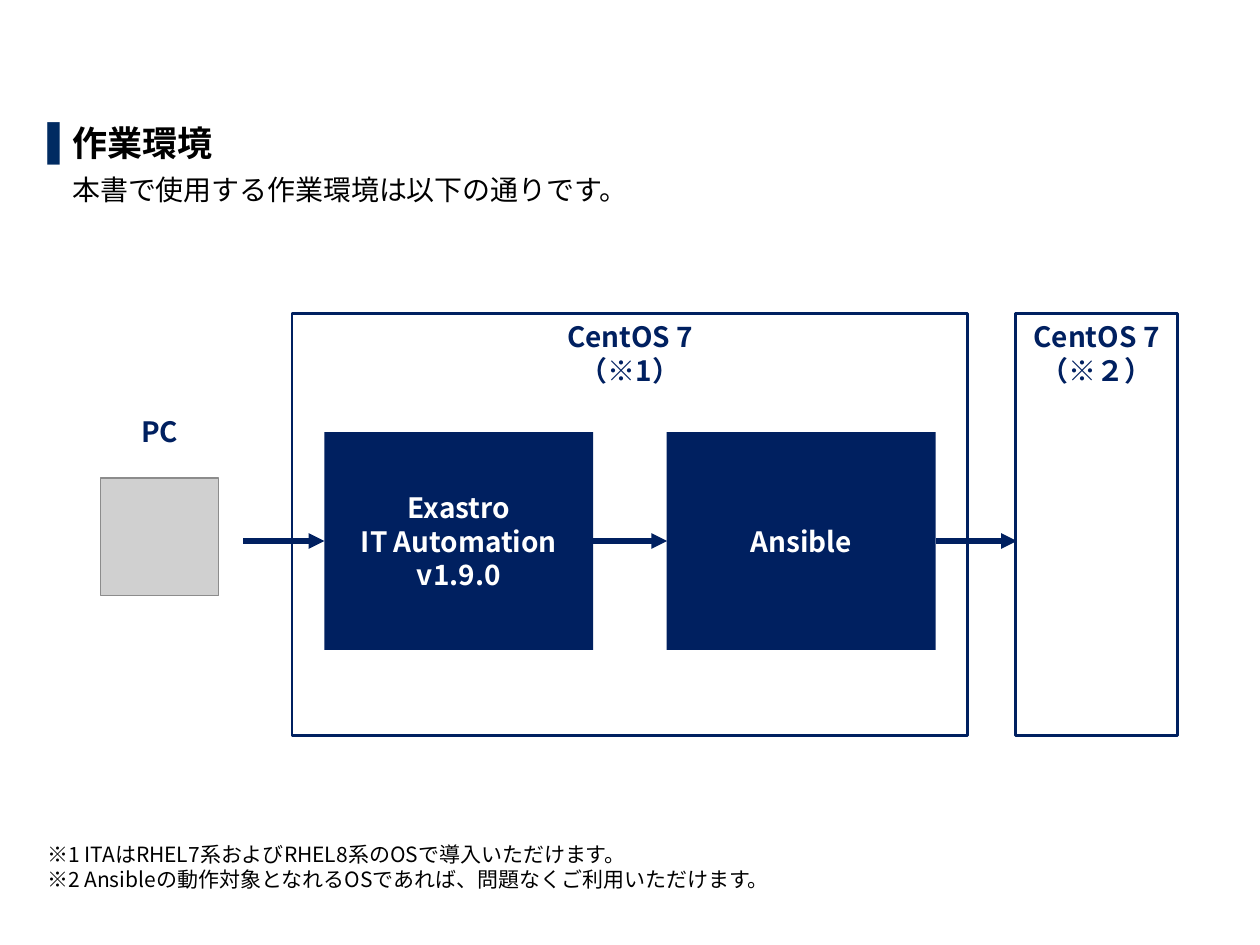
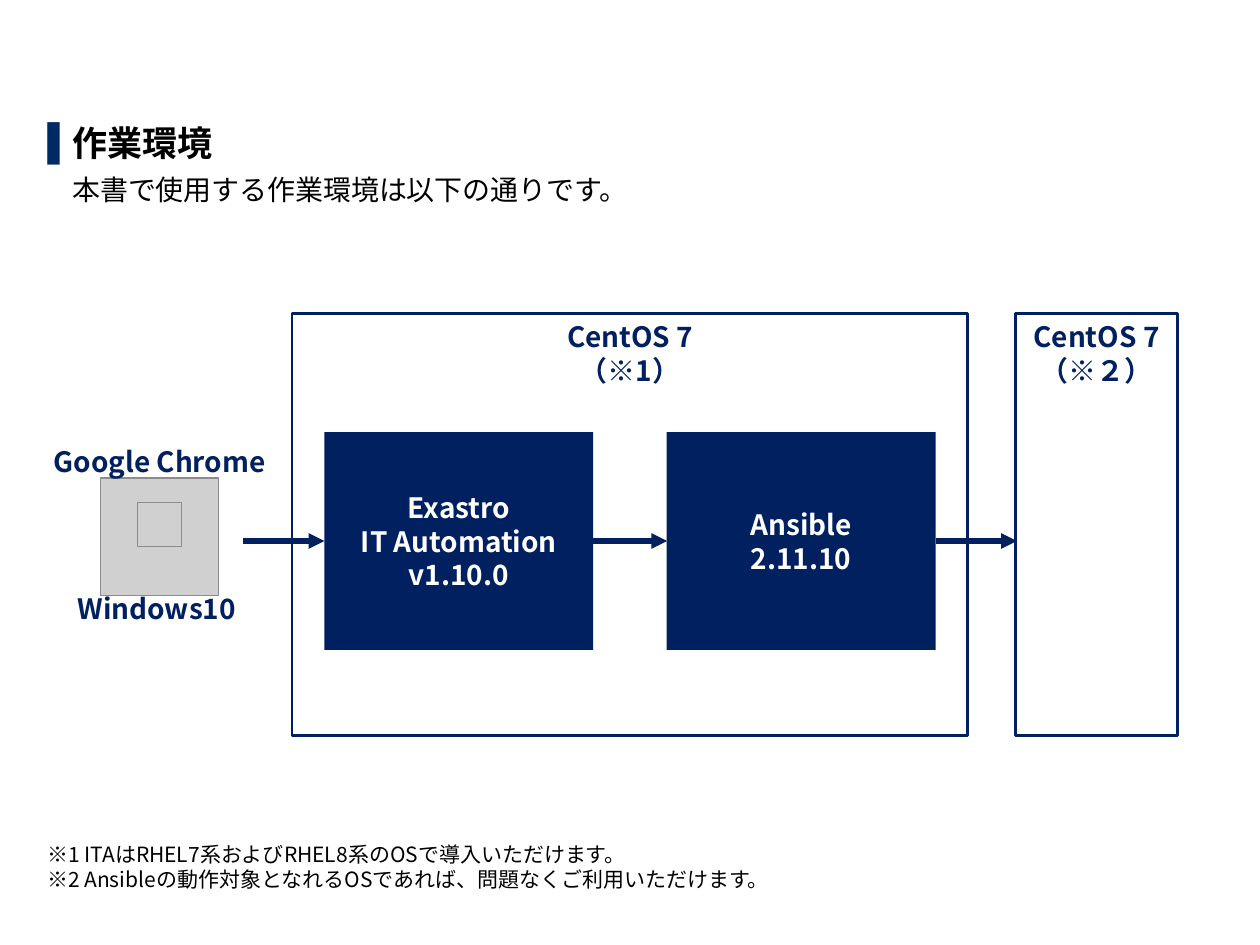
Before and after one commit to exastro-suite/it-automation-docs, a slide deck: slide 6 of asset/Learn_ja/ITA-collect-compare_practice_ja.pptx. Drawn at 1260x945 pixels with LibreOffice and Linux fonts; fonts in the diff are those of the drawing; grey boxes stand for pictures; background and template pictures are left out. Boxes give left, top, right and bottom in pixels: in the first picture for what was removed or moved away, otherwise in the second. Text is boxed around its words. In the diff, an @@ line names an element or a change of style, - is before the commit and + after.

```diff
--- a/asset/Learn_ja/ITA-collect-compare_practice_ja.pptx
+++ b/asset/Learn_ja/ITA-collect-compare_practice_ja.pptx
@@ text at <box>54,449,266,480</box>: text changed @@
-PC
+Google Chrome
@@ picture added at <box>137,503,181,547</box> @@
@@ text in rectangle at <box>409,564,509,586</box>: text changed @@
-v1.9.0
+v1.10.0
@@ text in rectangle at <box>751,548,851,570</box>: paragraph added @@
+2.11.10
@@ text added at <box>78,591,236,620</box>, 16 pt, text #002060, bold @@
+Windows10
```
Also in this commit, not shown: 18 other slides changed, 2 slides added, 1 other file.
